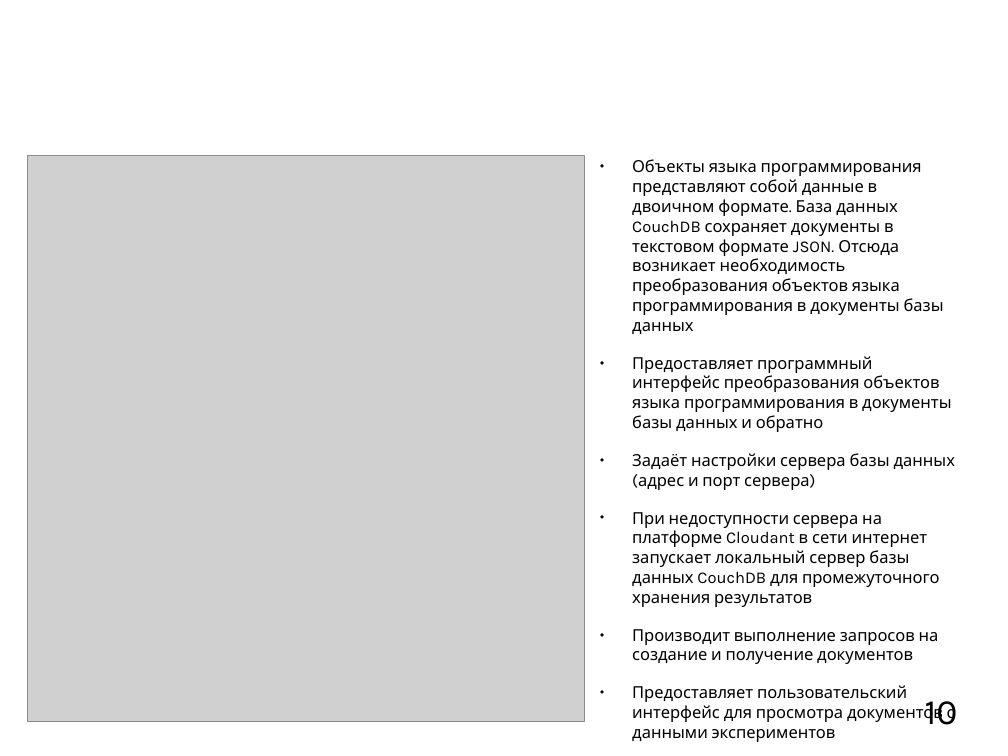
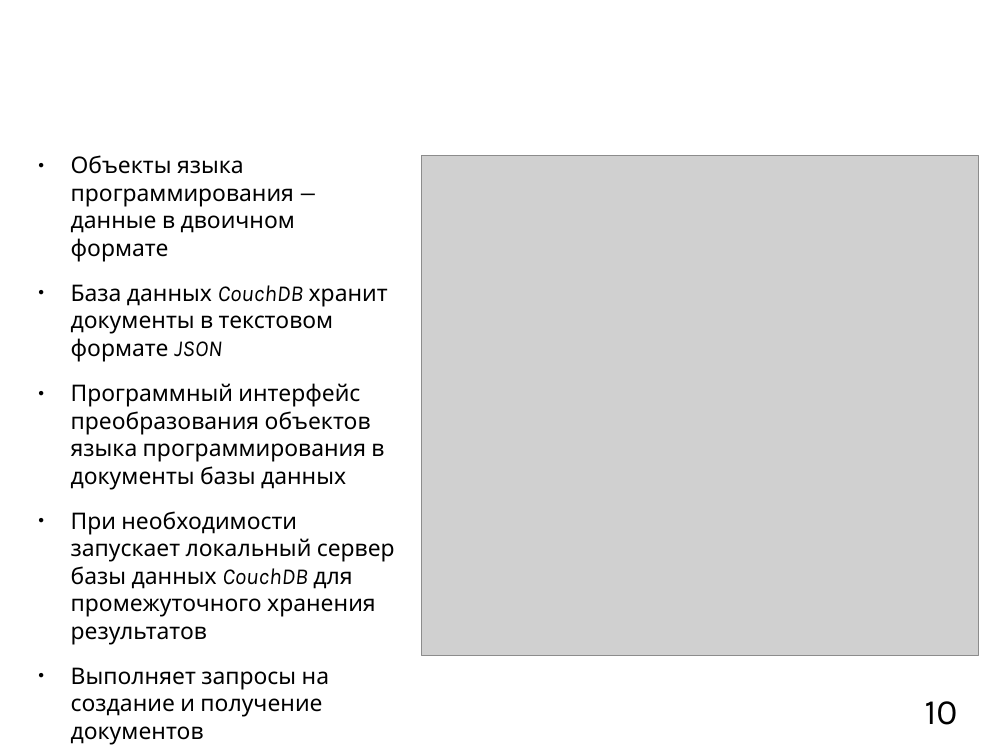
Before and after one commit to mkpankov/adaptor, a slide deck: slide 10 of diploma/defense/brochure.odp. Drawn at 1008x756 pixels with LibreOffice and Linux fonts; fonts in the diff are those of the drawing; grey boxes stand for pictures; background and template pictures are left out. Boxes give left, top, right and bottom in pixels: in the first picture for what was removed or moved away, otherwise in the second. Text is boxed around its words. In the diff, an @@ line names an element or a change of style, - is before the commit and + after.

```diff
--- a/diploma/defense/brochure.odp
+++ b/diploma/defense/brochure.odp
@@ text at [71,155,395,745]: text changed; size 13 to 18 pt @@
-● Объекты языка программирования представляют собой данные в двоичном формате. База данных CouchDB сохраняет документы в текстовом формате JSON. Отсюда возникает необходимость преобразования объектов языка программирования в документы базы данных
-● Предоставляет программный интерфейс преобразования объектов языка программирования в документы базы данных и обратно
-● Задаёт настройки сервера базы данных (адрес и порт сервера)
-● При недоступности сервера на платформе Cloudant в сети интернет запускает локальный сервер базы данных CouchDB для промежуточного хранения результатов
-● Производит выполнение запросов на создание и получение документов
-● Предоставляет пользовательский интерфейс для просмотра документов с данными экспериментов
+● Объекты языка программирования — данные в двоичном формате
+● База данных CouchDB хранит документы в текстовом формате JSON
+● Программный интерфейс преобразования объектов языка программирования в документы базы данных
+● При необходимости запускает локальный сервер базы данных CouchDB для промежуточного хранения результатов
+● Выполняет запросы на создание и получение документов
@@ picture: place and size @@
-picture at [27,155,584,722]
+picture at [422,155,979,655]
```
Also in this commit, not shown: 6 other slides changed.
